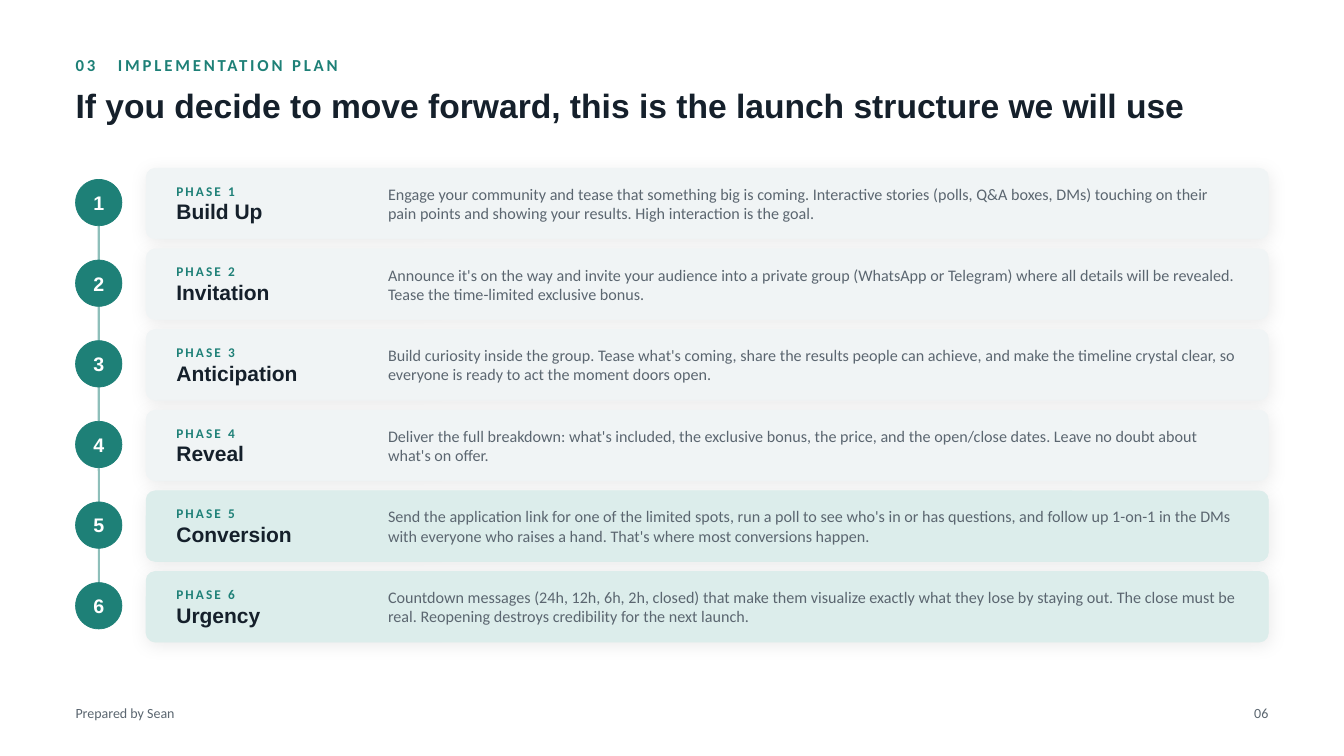
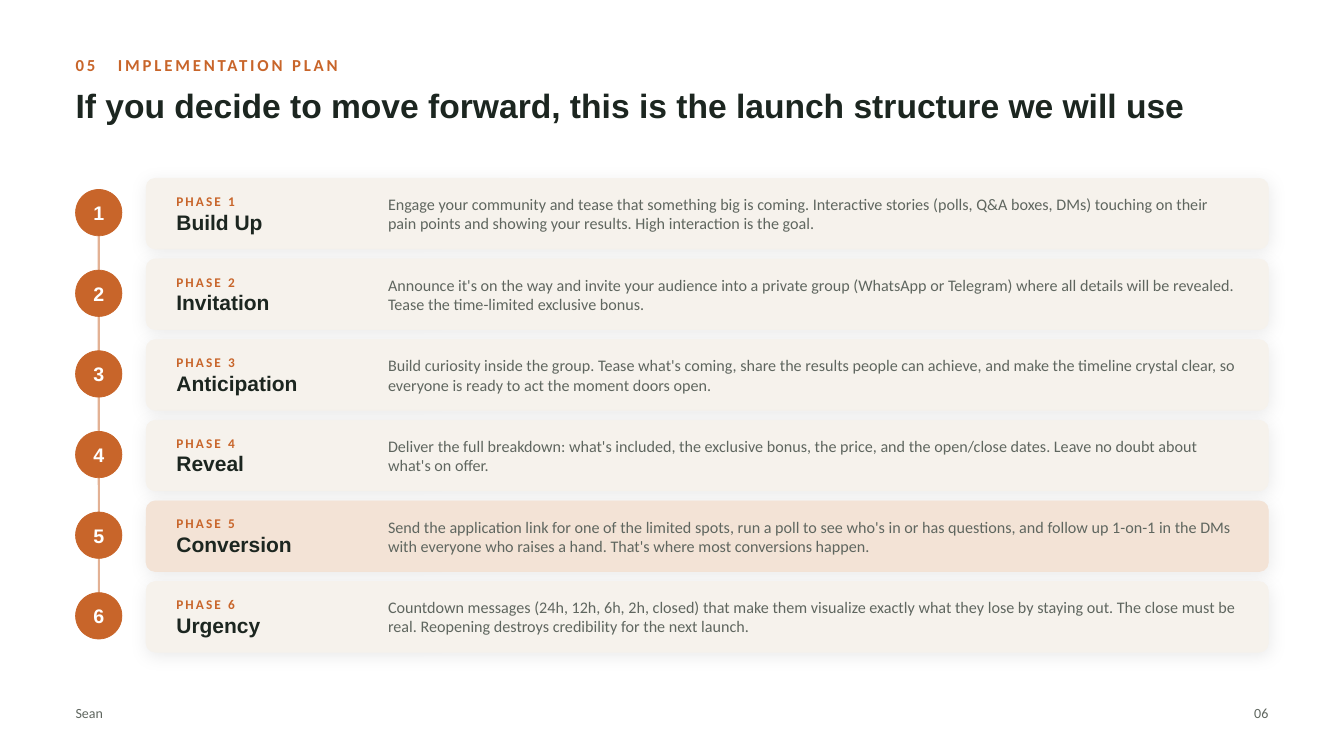
Before and after one commit to supsean/First-App-Sean, a slide deck: slide 6 of decks/mobility-audit.pptx. Drawn at 1344x756 pixels with LibreOffice and Linux fonts; fonts in the diff are those of the drawing. Boxes give left, top, right and bottom in pixels: in the first picture for what was removed or moved away, otherwise in the second. Text is boxed around its words. In the diff, an @@ line names an element or a change of style, - is before the commit and + after.

```diff
--- a/decks/mobility-audit.pptx
+++ b/decks/mobility-audit.pptx
@@ text "If you decide to move ..." at box(76, 93, 1184, 125): text colour #15202B to #1C2620 @@
@@ text at box(76, 60, 96, 71): text changed; text colour #1E8077 to #C8652A @@
-03 IMPLEMENTATION PLAN
+05 IMPLEMENTATION PLAN
@@ text "PHASE 1" at box(176, 197, 263, 234): text colour #1E8077 to #C8652A in "PHASE 1"; text colour #15202B to #1C2620 in "Build Up" @@
@@ line moved from (99, 203) - (99, 606) to (99, 217) - (99, 620) @@
@@ line (99, 217) - (99, 620): stroke #1E8077 1.5 pt to #C8652A 1.5 pt @@
@@ text "PHASE 2" at box(176, 278, 269, 310): text colour #1E8077 to #C8652A in "PHASE 2"; text colour #15202B to #1C2620 in "Invitation" @@
@@ text "PHASE 3" at box(176, 358, 297, 395): text colour #1E8077 to #C8652A in "PHASE 3"; text colour #15202B to #1C2620 in "Anticipation" @@
@@ fill #F0F4F5 to #F6F2EC; outline #F0F4F5 0.5 pt to #F6F2EC 0.5 pt in 4 elements at box(146, 178, 1268, 249), box(146, 259, 1268, 330), box(146, 340, 1268, 410), box(146, 420, 1268, 491) @@
@@ text "PHASE 4" at box(176, 439, 244, 471): text colour #1E8077 to #C8652A in "PHASE 4"; text colour #15202B to #1C2620 in "Reveal" @@
@@ rounded rectangle at box(146, 501, 1268, 572): fill #DCEDEB to #F3E3D6; outline #DCEDEB 0.5 pt to #F3E3D6 0.5 pt @@
@@ text "PHASE 5" at box(176, 519, 291, 553): text colour #1E8077 to #C8652A in "PHASE 5"; text colour #15202B to #1C2620 in "Conversion" @@
@@ fill #1E8077 to #C8652A; outline #1E8077 0.5 pt to #C8652A 0.5 pt in 6 elements at box(76, 512, 122, 559), box(76, 190, 122, 236), box(76, 270, 122, 317), box(76, 351, 122, 397), box(76, 432, 122, 478), box(76, 593, 122, 639) @@
@@ 18 texts, 6 ellipses, 6 rounded rectangles: place and size @@
-18 texts, 6 ellipses, 6 rounded rectangles at box(76, 168, 1268, 642)
+18 texts, 6 ellipses, 6 rounded rectangles at box(76, 178, 1268, 652)
@@ rounded rectangle at box(146, 582, 1268, 652): fill #DCEDEB to #F6F2EC; outline #DCEDEB 0.5 pt to #F6F2EC 0.5 pt @@
@@ text "PHASE 6" at box(176, 600, 260, 637): text colour #1E8077 to #C8652A in "PHASE 6"; text colour #15202B to #1C2620 in "Urgency" @@
@@ text colour #5B6670 to #5F665F in 7 elements at box(1254, 708, 1268, 718), box(388, 522, 1230, 555), box(388, 198, 1207, 232), box(388, 279, 1233, 310), box(388, 360, 1235, 394), box(388, 441, 1197, 471), box(388, 601, 1234, 635) @@
@@ text at box(76, 709, 103, 718): text changed; text colour #5B6670 to #5F665F @@
-Prepared by Sean
+Sean
```
Also in this commit, not shown: 6 other slides changed, 1 other file.
